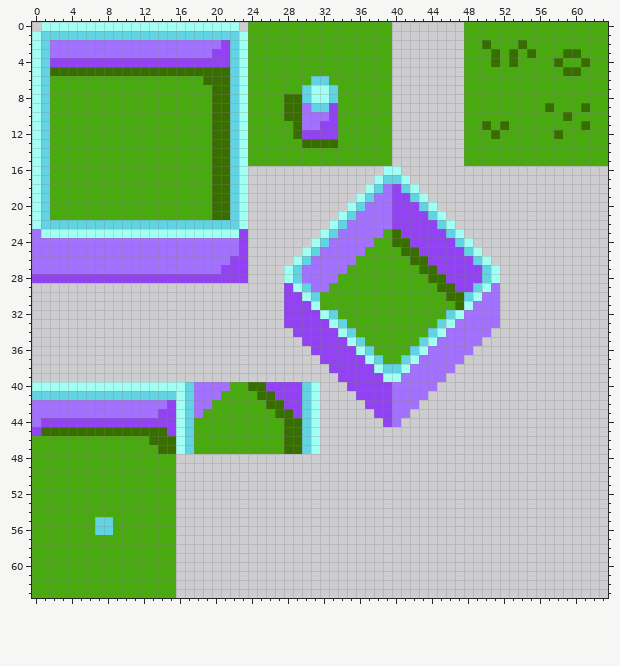
One commit to this pixel-art sprite: Minigolf/assets/images/tileset/tileset.png. This is how it looked before the edit.
The file is 64x64 pixels.
And afterwards:
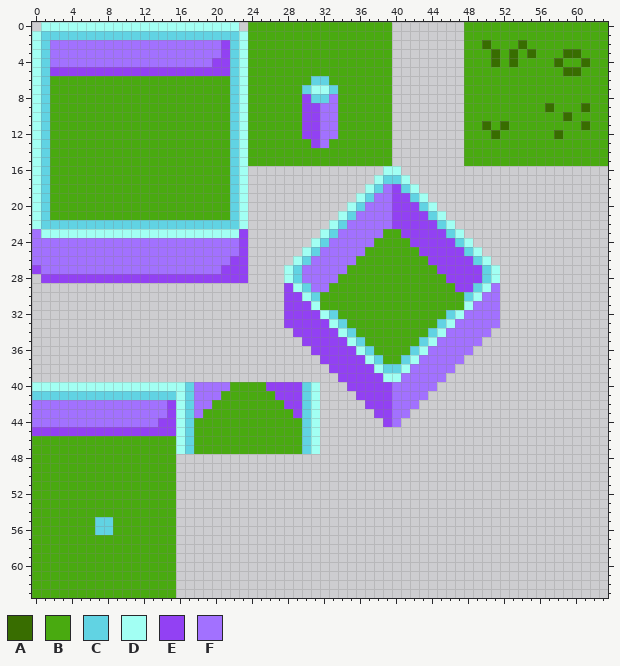
Palette (. is transparent): A #386d00  B #49aa10  C #61d3e3  D #a2fff3  E #9241f3  F #a271ff
What changed:
The edit turns colour A into colour B in row 6 at x 19 to 21; in row 7 at x 20 to 21; in rows 8 to 10 at x 20 to 21 and 28 to 29; in rows 11 to 12 at x 20 to 21 and 29; in row 13 at x 20 to 21, 30 and 33; in rows 14 to 21 at x 20 to 21.
The edit turns colour A into colour B in row 23 at x 40; in row 24 at x 40 to 41; in row 25 at x 41 to 42; in row 26 at x 42 to 43; in row 27 at x 43 to 44; in row 28 at x 44 to 45.
The edit turns colour A into colour B in row 29 at x 45 to 46; in row 30 at x 46 to 47; in row 31 at x 47; in row 40 at x 24 to 25; in row 41 at x 25 to 26; in row 42 at x 26 to 27.
The edit turns colour A into colour B in row 43 at x 27 to 28; in rows 44 to 45 at x 28 to 29; in row 46 at x 13 to 15 and 28 to 29; in row 47 at x 14 to 15 and 28 to 29.
The edit turns colour D into colour C in row 8 at x 31 to 32.
The edit turns colour A into colour E in row 5 at x 2 to 21; in row 13 at x 31; in row 45 at x 1 to 14.
The edit turns colour C into colour E in row 8 at x 30; in row 9 at x 31.
The edit turns colour F into colour E in row 9 at x 30; in rows 10 to 11 at x 30 to 31; in row 27 at x 0.
The edit turns colour A into colour F in row 13 at x 32.
The edit turns colour C into colour F in row 8 at x 33; in row 9 at x 32.
The edit turns colour E into colour F in row 3 at x 20; in row 4 at x 2 to 19; in rows 9 to 10 at x 33; in rows 11 to 12 at x 32 to 33; in row 43 at x 14; in row 44 at x 1 to 13.
The author cleared colour E in row 28 at x 0.
